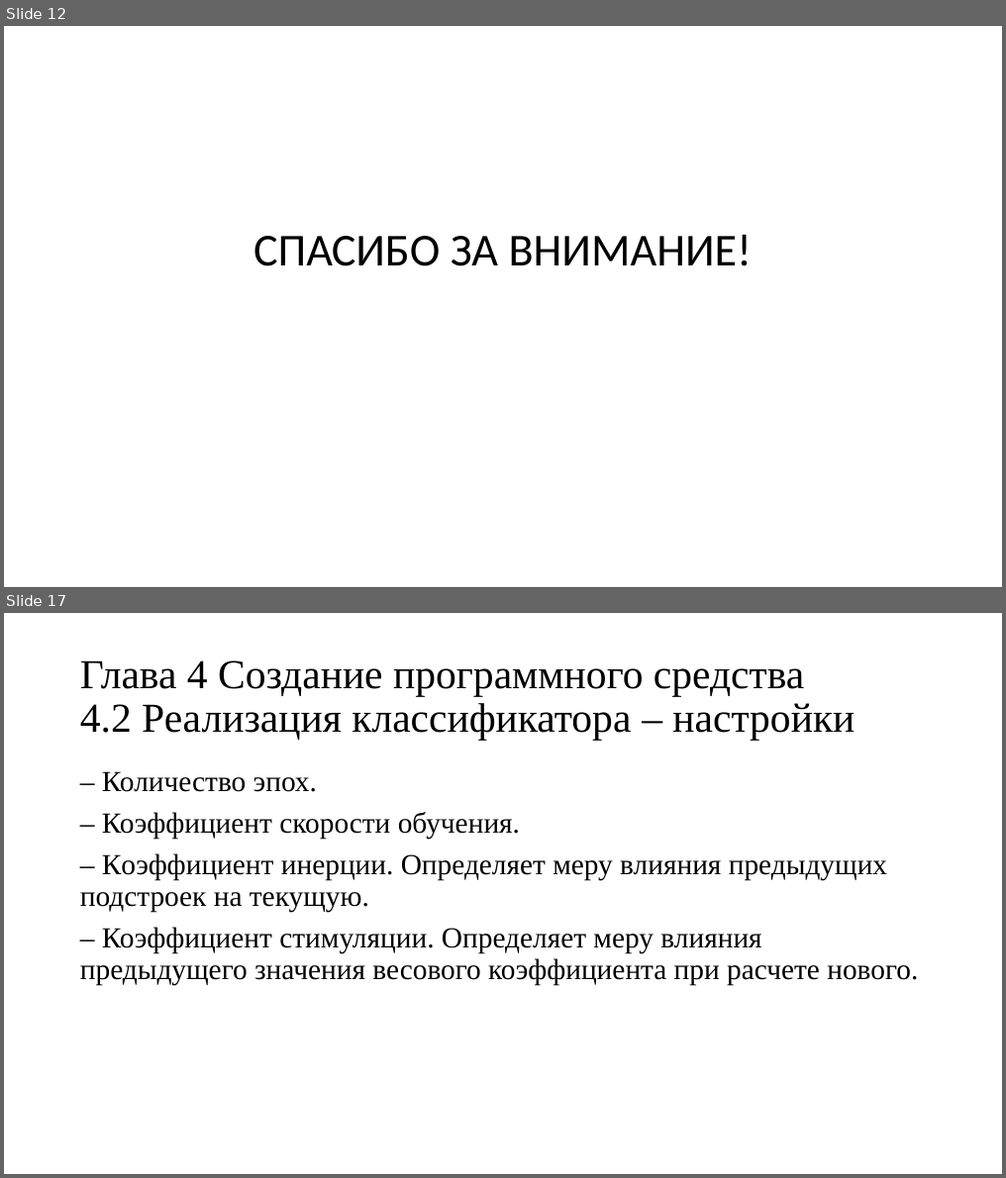
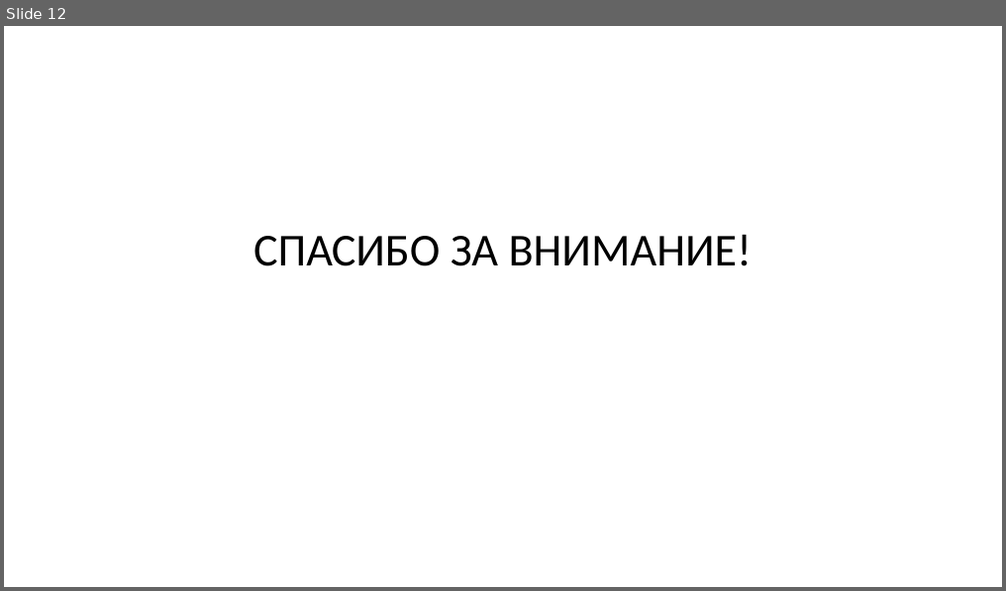
Before and after one commit to Wideweb/-digital-psychology-docs, a slide deck: Алькевич А.С/Презентация.pptx. Shown one above the other, each under a label of ours: slides 12 and 17 before the commit, slide 12 after it; the slides between them are not shown. The pictures are 1006x1178 and 1006x591 pixels, drawn with LibreOffice and Linux fonts; fonts in the diff are those of the drawing. Boxes give left, top, right and bottom in pixels: in the first picture for what was removed or moved away, otherwise in the second. Text is boxed around its words. In the diff, an @@ line names an element or a change of style, - is before the commit and + after.

```diff
--- a/Алькевич А.С/Презентация.pptx
+++ b/Алькевич А.С/Презентация.pptx
@@ slide 17 removed at (4, 613, 1002, 1174), background #FFFFFF @@
@@ title removed at (80, 661, 854, 741) @@
-Глава 4 Создание программного средства
-4.2 Реализация классификатора – настройки
@@ text removed at (80, 771, 918, 985) @@
-– Количество эпох.
-– Коэффициент скорости обучения.
-– Коэффициент инерции. Определяет меру влияния предыдущих подстроек на текущую.
-– Коэффициент стимуляции. Определяет меру влияния предыдущего значения весового коэффициента при расчете нового.
```
Also in this commit, not shown: 3 slides changed, 5 other slides removed, 7 other files.
